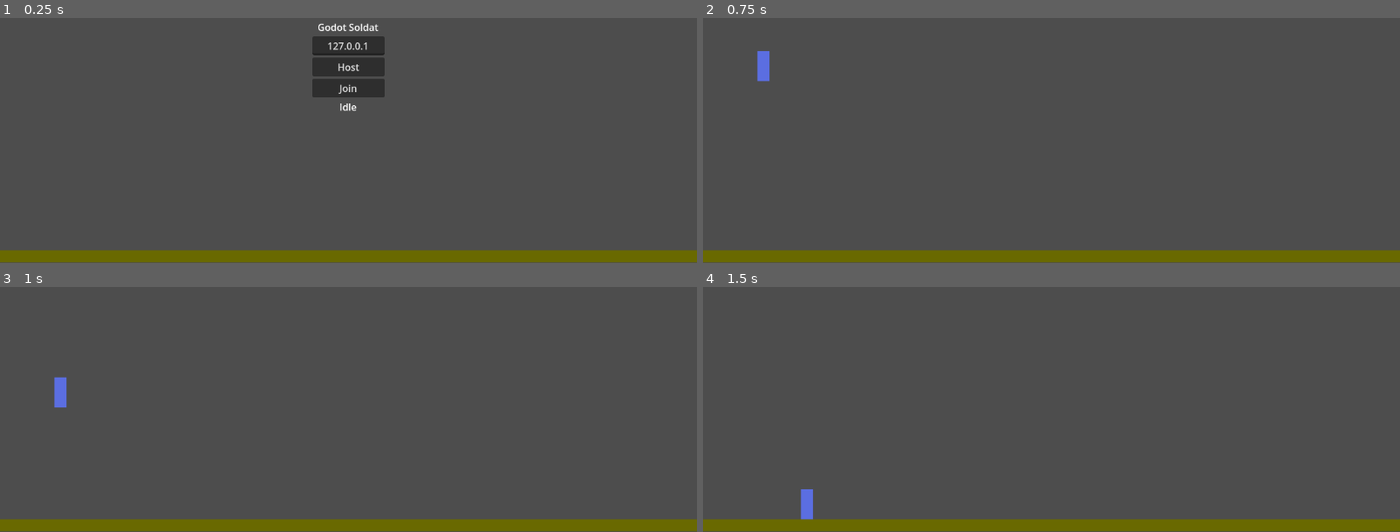
Above: before the commit, frames 1-4 (two rows, left to right).
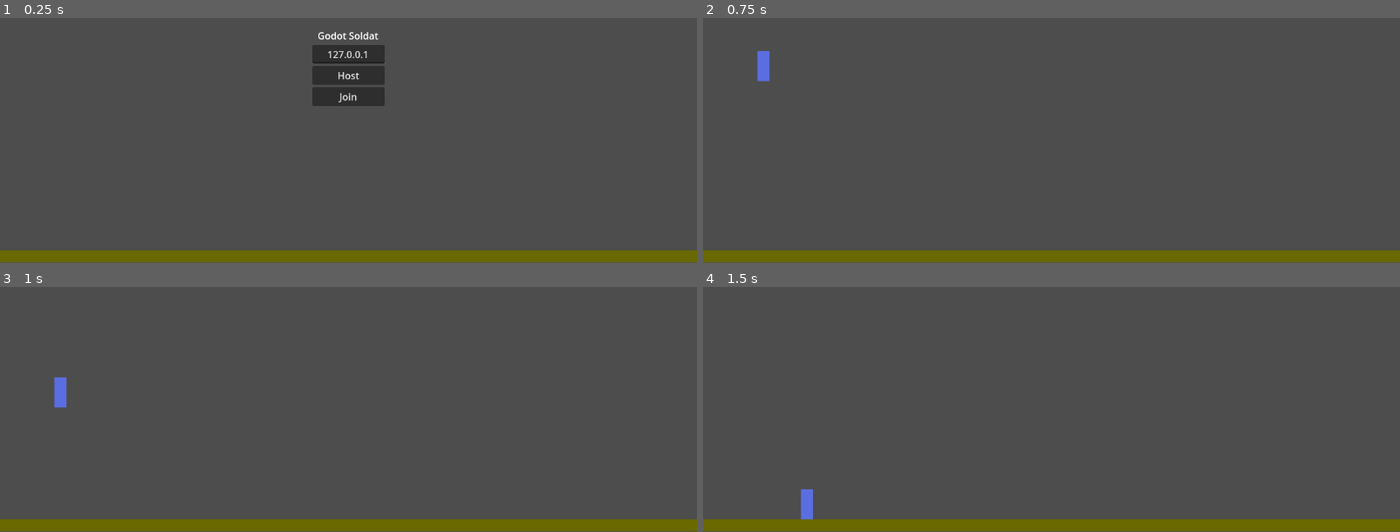
Above: after the commit, the same moments.

Repository: Loethor/godat
Game: Godot game, scene res://scenes/game.tscn
The game is run twice, just before and just after one commit, with the same random seed, the same clock (stepped at 60 frames per second) and the same inputs.
Inputs:
- Up to frame 1 (0.25 s): no input
- Up to frame 2 (0.75 s): click "Host" at 0.5 s
- Up to frame 3 (1 s): no input
- Up to frame 4 (1.5 s): hold D (move_right) from 1.28 s (still down)

The runs differ from the first frame. In frame 1, 1.5% of the frame differs, in the area x 44-56%, y 2-39%; in frame 2, nothing differs; in frame 3, nothing differs; in frame 4, nothing differs.

Commit message:
cleaning

Diff:
--- a/scenes/gui.tscn
+++ b/scenes/gui.tscn
@@ -45,9 +45,3 @@
 unique_name_in_owner = true
 layout_mode = 2
 text = "Join"
-
-[node name="StatusLabel" type="Label" parent="CenterContainer/VBoxContainer"]
-unique_name_in_owner = true
-layout_mode = 2
-text = "Idle"
-horizontal_alignment = 1
--- a/scripts/gui.gd
+++ b/scripts/gui.gd
@@ -4,31 +4,19 @@
 @onready var ip_line_edit: LineEdit = %IpLineEdit
 @onready var host_button: Button = %HostButton
 @onready var join_button: Button = %JoinButton
-@onready var status_label: Label = %StatusLabel
 
 func _ready():
 	host_button.pressed.connect(_on_host_pressed)
 	join_button.pressed.connect(_on_join_pressed)
 
-	multiplayer.connected_to_server.connect(_on_connected)
-	multiplayer.connection_failed.connect(_on_connection_failed)
-
 func _on_host_pressed():
-	status_label.text = "Hosting..."
+	Network.host()
 	hide()
-	Network.host()
 
 func _on_join_pressed():
 	var ip := ip_line_edit.text.strip_edges()
 	if ip.is_empty():
 		ip = "127.0.0.1"
 
-	status_label.text = "Connecting to %s..." % ip
 	Network.join(ip)
 	hide()
-
-func _on_connected():
-	status_label.text = "Connected!"
-
-func _on_connection_failed():
-	status_label.text = "Connection failed"
--- a/scripts/network.gd
+++ b/scripts/network.gd
@@ -19,4 +19,3 @@
 	multiplayer.multiplayer_peer = peer
 	print("Connecting to", ip)
 	client_created.emit()
-	client_created.emit()
--- a/scripts/player.gd
+++ b/scripts/player.gd
@@ -8,12 +8,7 @@
 func _enter_tree():
 	# Set authority during _enter_tree
 	var peer_id = int(name)
-	set_multiplayer_authority(peer_id)
-
-	# Set authority on MultiplayerSynchronizer if it exists
-	var sync = get_node_or_null("MultiplayerSynchronizer")
-	if sync:
-		sync.set_multiplayer_authority(peer_id)
+	set_multiplayer_authority(peer_id, true)
 
 func _physics_process(delta):
 	# Apply gravity
